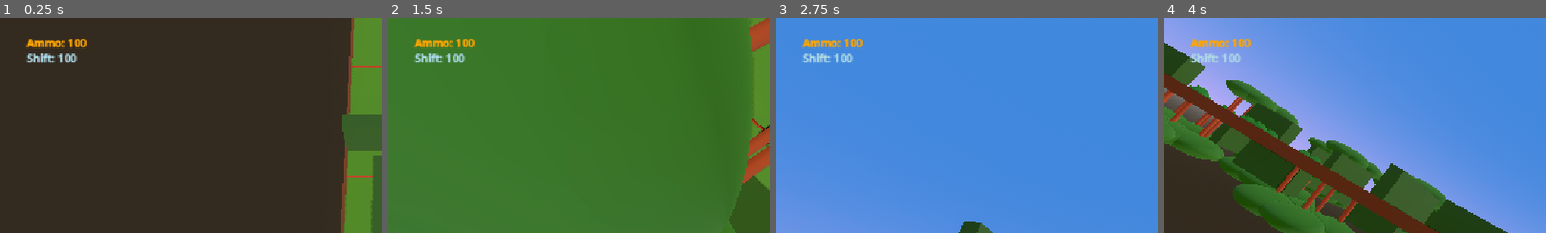
Above: before the commit, frames 1-4 (left to right).
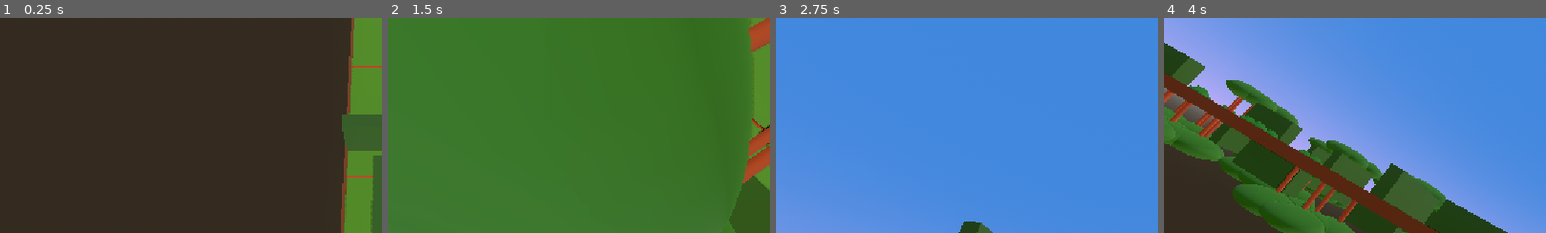
Above: after the commit, the same moments.

Repository: Grihgrix/Tank_Shift
Game: Godot game, scene res://Game scenes/Main_game_scene.tscn
Two runs of this game, one before a commit and one after it. Both use one fixed random seed, a clock stepped at 60 frames per second and the inputs below.
Inputs (mouse positions are % of the whole screen's width and height, from its top left):
- Up to frame 1 (0.25 s): no input
- Up to frame 2 (1.5 s): tap Enter (ui_accept) at 0.5, 0.77 s; move the mouse to (10, 12) at 0.52 s; hold Right (ui_right) 0.53-1.28 s; right-click (10, 12) at 0.6 s; click (10, 12) at 0.67 s; move the mouse to (30, 55) at 1.27 s; hold Down (ui_down) from 1.28 s (still down); click (30, 55) at 1.35 s
- Up to frame 3 (2.75 s): tap Enter (ui_accept) at 1.52 s; move the mouse to (60, 28) at 2.02 s; release Down (ui_down) at 2.03 s; hold Right (ui_right) from 2.03 s (still down); right-click (60, 28) at 2.1 s
- Up to frame 4 (4 s): move the mouse to (45, 70) at 2.77 s; release Right (ui_right) at 2.78 s; hold Up (ui_up) 2.78-3.53 s; click (45, 70) at 2.85 s; tap Enter (ui_accept) at 3.02, 3.77 s; move the mouse to (80, 65) at 3.52 s; hold Left (ui_left) from 3.53 s (still down); right-click (80, 65) at 3.6 s
The pictures show only the part of the screen within x 0-50%, y 0-50%; the shares and areas given below are measured in that part.

The runs differ from the first frame. In frame 1, 0.9% of the frame differs, in the area x 6-23%, y 9-21%; in frame 2, 0.9%; in frame 3, 0.9%; in frame 4, 0.8%.

Commit message:
Remove display of wallets on viewport

Diff:
--- a/Game scenes/Character scenes/ath_label.gd
+++ b/Game scenes/Character scenes/ath_label.gd
@@ -12,6 +12,7 @@
 
 # Called every frame. 'delta' is the elapsed time since the previous frame.
 func _process(delta):
-	line_1 =  "[b][color=orange]Ammo: " + str(character.canon_ammo_count) + "[/color]\n"
-	line_2 = "[color=light_blue]Shift: " + str(character.shift_ammo_count)
-	text = line_1 + line_2
+	#line_1 =  "[b][color=orange]Ammo: " + str(character.canon_ammo_count) + "[/color]\n"
+	#line_2 = "[color=light_blue]Shift: " + str(character.shift_ammo_count)
+	#text = line_1 + line_2
+	text = ""
